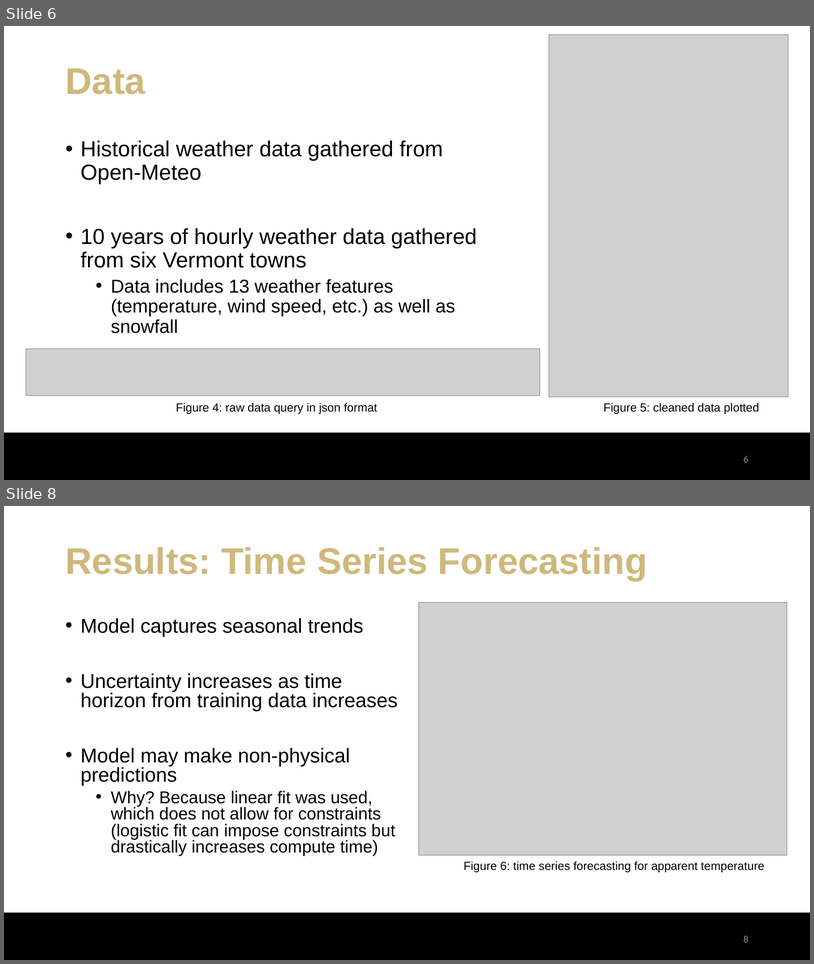
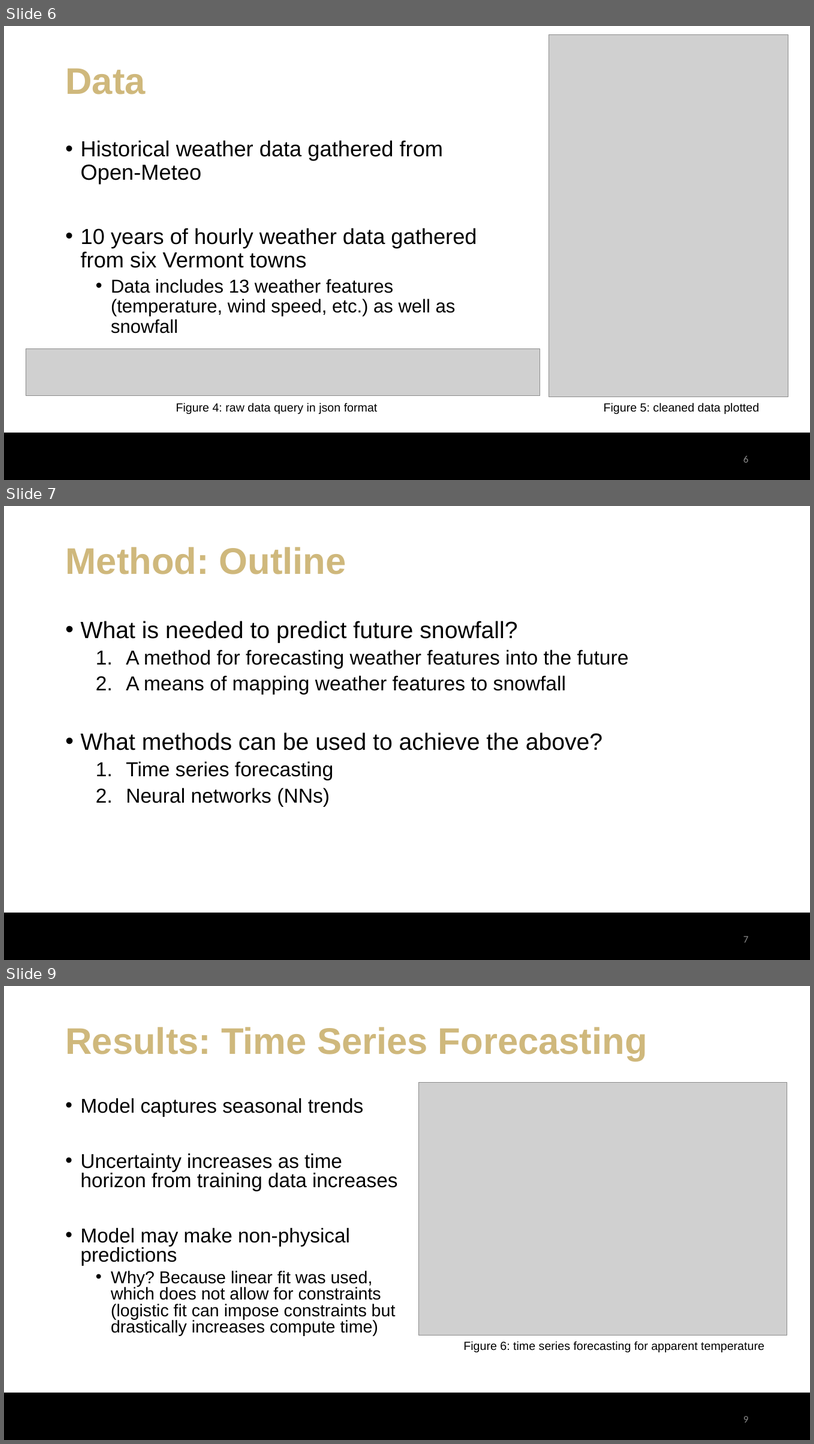
Before and after one commit to eli-kravitz/snowfall_prediction_vt, a slide deck: EliKravitz_ProjectPresentation.pptx. Shown one above the other, each under a label of ours: slides 6 and 8 before the commit, slides 6, 7 and 9 after it; the slides between them are not shown. The pictures are 814x964 and 814x1444 pixels, drawn with LibreOffice and Linux fonts; fonts in the diff are those of the drawing; grey boxes stand for pictures; background and template pictures are left out. Boxes give left, top, right and bottom in pixels: in the first picture for what was removed or moved away, otherwise in the second. Text is boxed around its words. In the diff, an @@ line names an element or a change of style, - is before the commit and + after.

```diff
--- a/EliKravitz_ProjectPresentation.pptx
+++ b/EliKravitz_ProjectPresentation.pptx
@@ slide 7 added at [4, 506, 810, 960], background #FFFFFF; not listed: 3 template elements that a slide beside it also shows @@
@@ title added at [65, 547, 347, 574], 44 pt, text #CFB87C, bold @@
+Method: Outline
@@ text added at [81, 621, 629, 807], 24 pt, text #000000 @@
+• What is needed to predict future snowfall?
+  1. A method for forecasting weather features into the future
+  2. A means of mapping weather features to snowfall
+• What methods can be used to achieve the above?
+  1. Time series forecasting
+  2. Neural networks (NNs)
@@ page number added at [744, 936, 749, 942], 12 pt, text #8C8C8C @@
+7
@@ what was slide 8 is now slide 9 @@
@@ page number at [744, 1416, 749, 1422]: text changed @@
-8
+9
```
Also in this commit, not shown: 4 slides changed, 1 other file.
